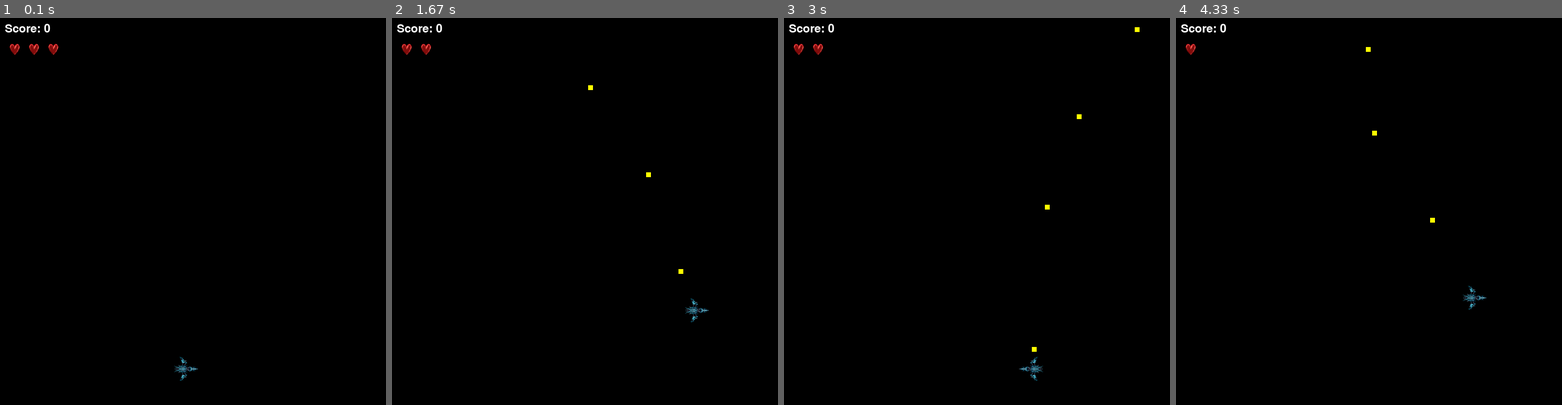
Above: before the commit, frames 1-4 (left to right).
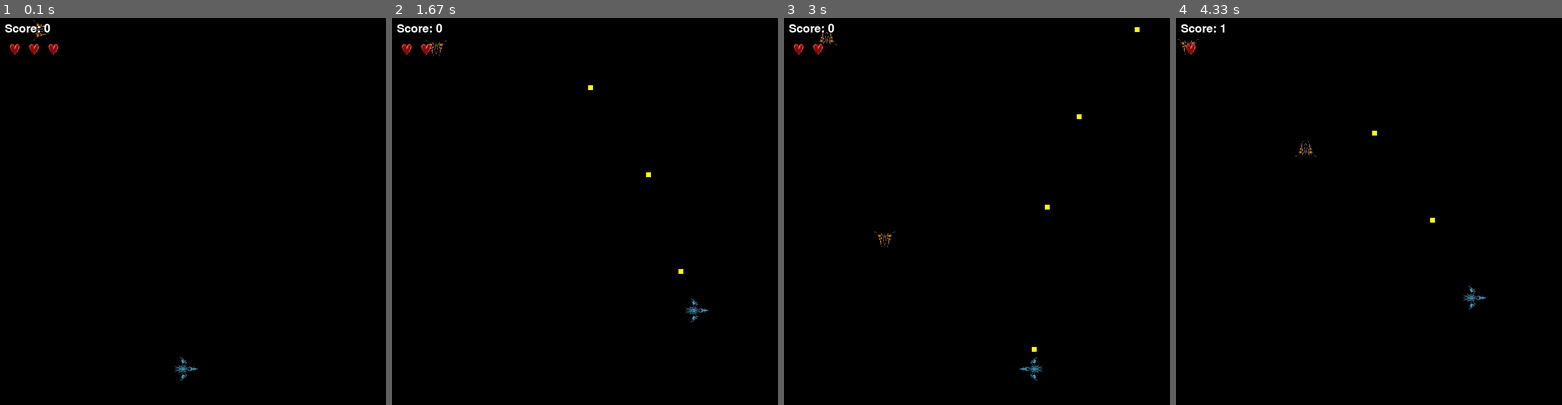
Above: after the commit, the same moments.

Repository: Equipe-Rocket-ES2024/PSA
Game: pygame game, started from main.py
Two runs of this game, one before a commit and one after it. Both use one fixed random seed, a clock stepped at 60 frames per second and the inputs below.
Inputs:
- Up to frame 1 (0.1 s): no input
- Up to frame 2 (1.67 s): tap Space at 0.33, 0.73, 1.03, 1.23, 1.57 s; hold Right 0.67-1.13 s; hold Up 1.17-1.47 s; hold Right from 1.5 s (still down)
- Up to frame 3 (3 s): tap Space at 1.87, 2.07, 2.37, 2.63, 2.97 s; release Right at 1.97 s; hold Left 2-2.53 s; hold Down 2.57-2.87 s; hold Left from 2.9 s (still down)
- Up to frame 4 (4.33 s): tap Space at 3.27, 3.4, 3.8, 4.1 s; release Left at 3.3 s; hold Up 3.33-3.7 s; hold Right from 3.73 s (still down)

The runs differ from the first frame. In frame 1, less than 0.1% of the frame differs, in the area x 8-13%, y 0-6%; in frame 2, less than 0.1%; in frame 3, less than 0.1%; in frame 4, 0.1%, in the area x 0-51%, y 1-36%.

Commit message:
movimentação do inimigo

Diff:
--- a/src/entities/enemy/enemy.py
+++ b/src/entities/enemy/enemy.py
@@ -1,6 +1,7 @@
 import random
 from pygame import Surface
 from src.library.hitbox.hitbox import Hitbox
+from src.library.sprite_manager.sprite_manager import SpriteManager
 from src.library.object.object import Object
 from src.library.pygame.pygame import PygameEngine
 from src.library.vector.vector import Vector
@@ -18,18 +19,22 @@
         self.position = self._generate_random_position()
         self.size = [50, 50]
         self._enemy_speed_default = 10
-        self.sprite = self.pygame_engine.load_sprite_image(
-            self.game_config_constants.ENEMY_SPACESHIP_SPRITE)
-        self.sprite = self.pygame_engine.scale_sprite(
-            self.sprite, self.size[0], self.size[1]
-        )
+        self.sprites = [
+            self.pygame_engine.load_sprite_image(self.game_config_constants.ENEMY_SPACESHIP_SPRITE_RIGHT),
+            self.pygame_engine.load_sprite_image(self.game_config_constants.ENEMY_SPACESHIP_SPRITE_LEFT),
+            self.pygame_engine.load_sprite_image(self.game_config_constants.ENEMY_SPACESHIP_SPRITE_DOWN),
+            self.pygame_engine.load_sprite_image(self.game_config_constants.ENEMY_SPACESHIP_SPRITE_UP),
+            self.pygame_engine.load_sprite_image(self.game_config_constants.EXPLOSION),
+        ]
+        self.sprite_manager = SpriteManager(self.sprites, self.size)
+        self.sprite = self.sprite_manager.current_sprite
+        self.sprite = self.pygame_engine.scale_sprite(self.sprite, self.size[0], self.size[1])
         self._move_timer = 0
         self._move_interval = 0.5
         self._speed = Vector(0, 0)
         self.hitbox = Hitbox(self, Vector(1, 1), Vector(0, 0))
         self.shoot_interval = 1.5
         self.time_since_last_shot = 0
-
 
     def move_object(self, delta_time: float) -> None:
         self._move_timer += delta_time
@@ -38,19 +43,30 @@
             self._choose_new_direction()
             self._move_timer = 0
 
-
     def _choose_new_direction(self) -> None:
         self._speed.x = random.uniform(-self._enemy_speed_default,
                                        self._enemy_speed_default)
-
         self._speed.y = random.uniform(-self._enemy_speed_default,
                                        self._enemy_speed_default)
+        self.update_sprite()
 
+    def update_sprite(self) -> None:
+        if self._speed.x > 0:
+            self.sprite = self.sprites[0]  # direita
+        if self._speed.x < 0:
+            self.sprite = self.sprites[1]  # esquerda
+        if self._speed.y > 0:
+            self.sprite = self.sprites[2]  # baixo
+        if self._speed.y < 0:
+            self.sprite = self.sprites[3]  # cima
+
+        self.sprite = self.pygame_engine.scale_sprite(
+            self.sprite, self.size[0], self.size[1]
+        )
 
     def physics_process(self, delta_time: float, screen_width: int, screen_height: int) -> None:
         super().physics_process(delta_time, screen_width, screen_height)
         self.hitbox.update()
-
 
     def _generate_random_position(self) -> Vector:
         max_x = 40
@@ -59,15 +75,13 @@
         spawn_y = random.randint(0, max_y)
         return Vector(spawn_x, spawn_y)
 
-
     def shoot(self) -> Bullet:
         position = Vector(self.position.x + 1, self.position.y + 3)
         return Bullet(self.screen, position, 30)
-
 
     def update(self, delta_time):
         self.time_since_last_shot += delta_time
         if self.time_since_last_shot >= self.shoot_interval:
             self.time_since_last_shot = 0
-            return self.shoot()
+            # return self.shoot()
         return None
--- a/src/game/game.py
+++ b/src/game/game.py
@@ -1,5 +1,4 @@
 import pygame
-import time
 from src.entities.enemy.enemy import Enemy
 from src.entities.bullet.bullet import Bullet
 from src.entities.spaceship.spaceship import Spaceship
@@ -25,7 +24,7 @@
         self.delta_time = 0
         self.game_config_constants = GameConfigConstants()
         self.enemy = Enemy(self.screen)
-        # self.add_objects(self.enemy)
+        self.add_objects(self.enemy)
         self.enemy_spawn_interval = 2
         self.time_since_last_spawn = 0
         self.score = 0
@@ -93,7 +92,7 @@
 
         self.time_since_last_spawn += delta_time
         if self.time_since_last_spawn >= self.enemy_spawn_interval:
-            # elf.spawn_enemy()
+            self.spawn_enemy()
             self.time_since_last_spawn = 0
 
 
--- a/src/library/constants/game_config_constants.py
+++ b/src/library/constants/game_config_constants.py
@@ -5,6 +5,10 @@
     PLAYER_SPACESHIP_SPRITE_LEFT = "src/assets/sprites/player_spaceship_left.png"
     PLAYER_SPACESHIP_SPRITE_RIGHT = "src/assets/sprites/player_spaceship_right.png"
     ENEMY_SPACESHIP_SPRITE = "src/assets/sprites/enemy_spaceship.png"
+    ENEMY_SPACESHIP_SPRITE_RIGHT = "src/assets/sprites/enemy_spaceship_right.png"
+    ENEMY_SPACESHIP_SPRITE_LEFT = "src/assets/sprites/enemy_spaceship_left.png"
+    ENEMY_SPACESHIP_SPRITE_DOWN = "src/assets/sprites/enemy_spaceship_bottom.png"
+    ENEMY_SPACESHIP_SPRITE_UP = "src/assets/sprites/enemy_spaceship_top.png"
     BULLET_SPRITE = "src/assets/sprites/bullet.png"
     HEART_01 = "src/assets/sprites/vidas_0.png"
     EXPLOSION = "src/assets/sprites/explosion.png"
Renamed: src/assets/sprites/enemy_spaceship.png -> src/assets/sprites/enemy_spaceship_bottom.png
Binary file added: src/assets/sprites/enemy_spaceship_left.png
Binary file added: src/assets/sprites/enemy_spaceship_right.png
Binary file added: src/assets/sprites/enemy_spaceship_top.png
